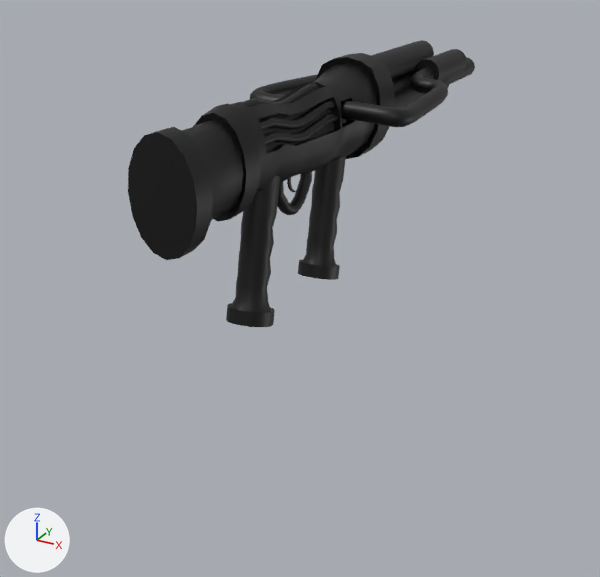
The FBX model Assets/FBX/Weapons/Oficiais/Metralhadora.fbx as it was, and as the next commit left it.
Before and after are seen from a 50 mm camera at (0.744, -1.198, 0.488) aimed at (-0.106, 0.348, -0.285). The lights are fixed; the arrows at lower left show +X, +Y and +Z. Where no turn or scale is listed for an object, it has been applied to the vertices.

Names of what the first picture shows: 'Metralhadora'.
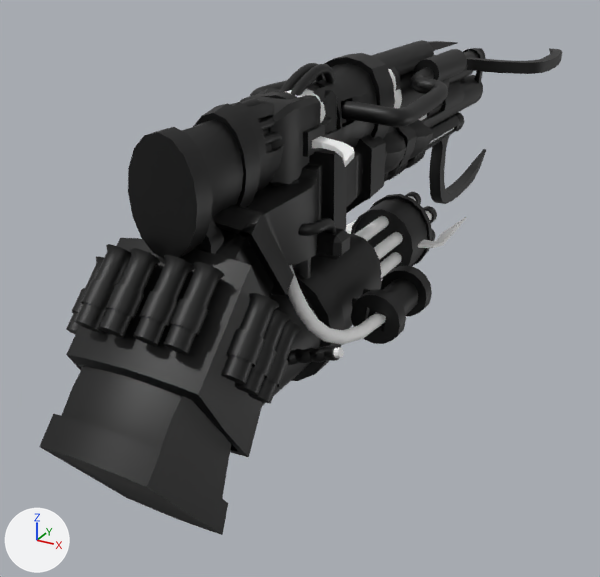
Where the change shows, as pixel boxes [x1, y1, x2, y2] in the pictures (600 x 577 px):
'Escopeta', added (black)
    after: [39, 41, 562, 535]
'MiniGun', added (black)
    after: [262, 192, 466, 406]
'Pistola', added (black)
    after: [239, 63, 402, 295]
'Sniper', added (black)
    after: [196, 67, 465, 254]

What the commit changed:
Picture 'emission_Escopeta.png' (img_emission_escopeta_png) is new.
Picture 'emission_sniper.png' (img_emission_sniper_png) is new.
Picture 'emission_minigun.png' (img_emission_minigun_png) is new.
Picture 'emission_pistola.png' (img_emission_pistola_png) is new.
Material 'Material' (mat_material) is new.
Its texture is img_emission_escopeta_png.
Material 'Material.003' (mat_material_003) is new.
Its texture is img_emission_sniper_png.
Material 'Material.004' (mat_material_004) is new.
Its texture is img_emission_minigun_png.
Material 'Material.005' (mat_material_005) is new.
Its texture is img_emission_pistola_png.
Mesh me_escopeta_001 is new.
It has 4517 vertices, 4467 faces and spans x -0.23..0.23, y -0.48..1.47, z -0.45..0.2.
It uses material mat_material (picture img_emission_escopeta_png).
Mesh me_sniper_001 is new.
It has 1892 vertices, 1874 faces and spans x -0.075..0.075, y -0.228..1.01, z -0.131..0.213.
It uses material mat_material_003 (picture img_emission_sniper_png).
Mesh me_minigun_001 is new.
It has 5186 vertices, 4857 faces and spans x -0.195..0.221, y -0.126..0.868, z -0.355..0.017.
It uses material mat_material_004 (picture img_emission_minigun_png).
Mesh me_pistola_001 is new.
It has 2662 vertices, 2568 faces and spans x -0.178..0.175, y -0.091..0.567, z -0.132..0.249.
It uses material mat_material_005 (picture img_emission_pistola_png).
Object 'Escopeta' (ob_escopeta) is new; it shows me_escopeta_001.
Its location is (0.0, 0.0, 0.0).
Object 'Sniper' (ob_sniper) is new; it shows me_sniper_001.
Its location is (0.0, 0.0, 0.0).
Object 'MiniGun' (ob_minigun) is new; it shows me_minigun_001.
Its location is (0.0, 0.0, 0.0).
Object 'Pistola' (ob_pistola) is new; it shows me_pistola_001.
Its location is (0.0, 0.0, 0.0).
